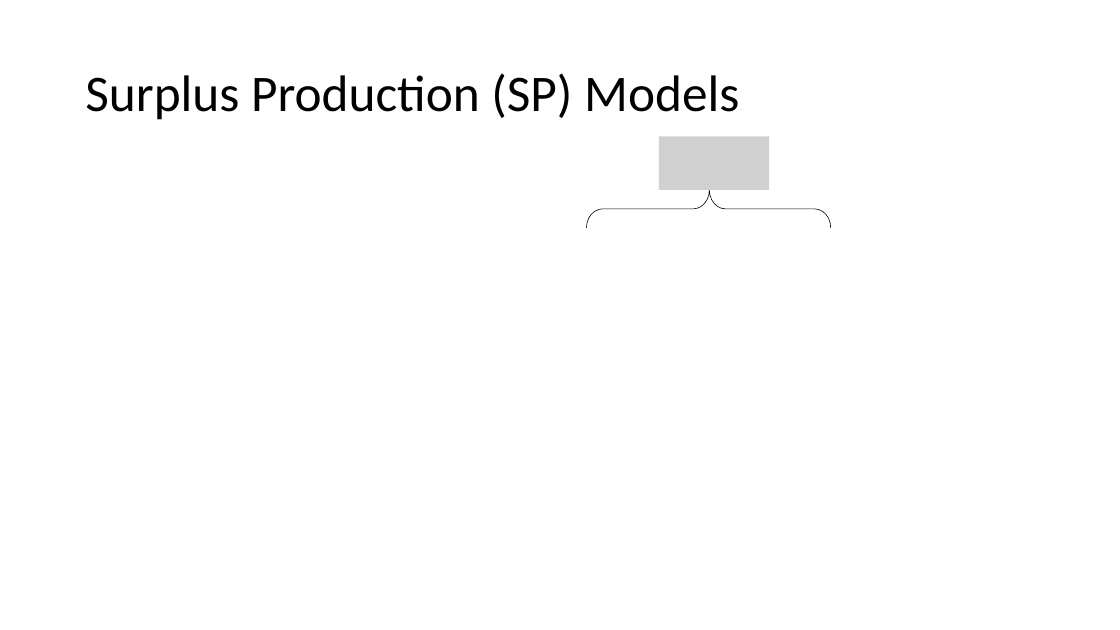
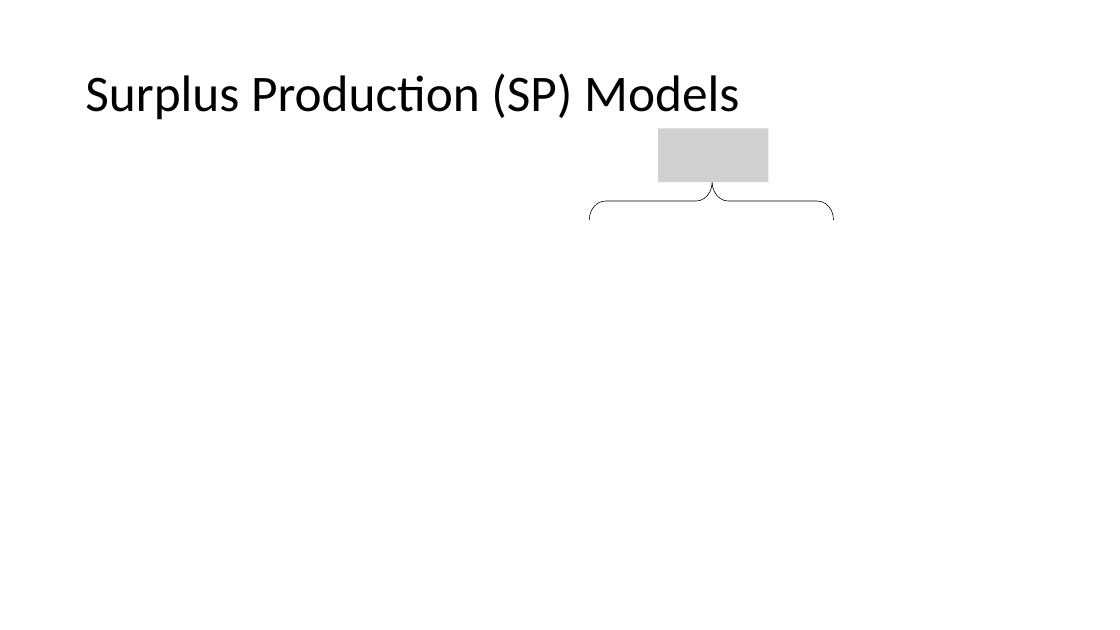
Before and after one commit to TESA-workshops/Ref-Pt-101, a slide deck: slide 26 of RefPt101_221109tb.pptx (slide 25 before the commit). Drawn at 1120x630 pixels with LibreOffice and Linux fonts; fonts in the diff are those of the drawing; grey boxes stand for pictures. Boxes give left, top, right and bottom in pixels: in the first picture for what was removed or moved away, otherwise in the second. Text is boxed around its words. In the diff, an @@ line names an element or a change of style, - is before the commit and + after.

```diff
--- a/RefPt101_221109tb.pptx
+++ b/RefPt101_221109tb.pptx
@@ picture: place and size @@
-picture at (659, 136, 769, 190)
+picture at (659, 129, 769, 182)
@@ left brace: place and size @@
-left brace at (586, 190, 831, 228)
+left brace at (589, 182, 833, 220)
```
Also in this commit, not shown: 10 other slides changed, 6 slides added, 4 slides removed.
